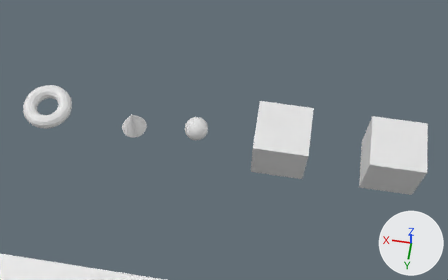
Renders of the Blender file scenes/game3_1.blend from each side of a commit.
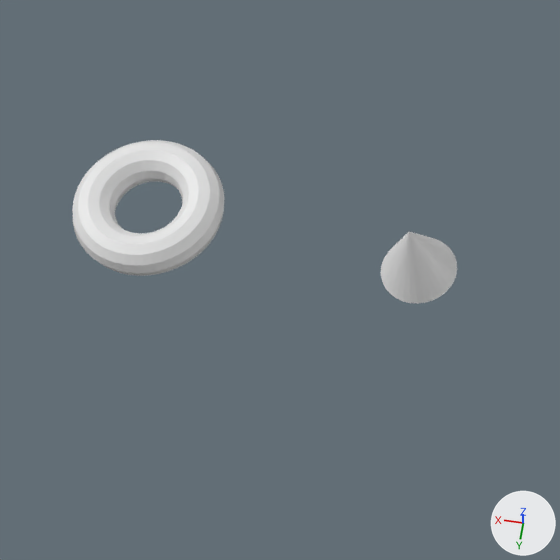
Each version appears first whole from a camera (50 mm lens) standing at (-2.78, -4.32, 8.63) and looking at (-1.93, -9.71, -1.8), and next in a close-up on the part from 0% to 40% of the width and 14% to 79% of the height. The axes (+X, +Y, +Z) are drawn at lower right. The lights are the same throughout.

In view in the first close-up: 'JumpAbility', 'Player'.
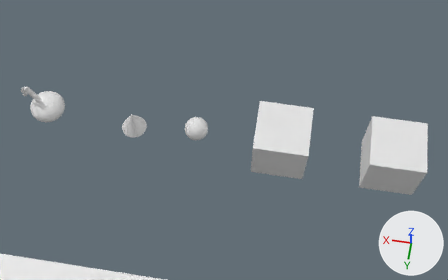
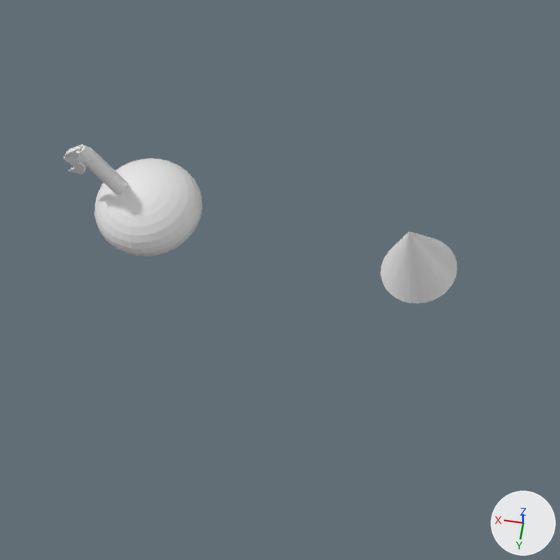
Patch to the scene script:
```diff
--- a/scenes/game3_1.blend.py
+++ b/scenes/game3_1.blend.py
@@ me_cube @@
+me_cube.from_pydata(...)  # 64 vertices, 62 faces; spans x -1.0..6.08, y -1.26..1.26, z -5.3..1.0
@@ me_cylinder @@
+me_cylinder.from_pydata(...)  # 160 vertices, 130 faces; spans x -1.0..1.0, y -1.0..1.0, z -1.0..1.0
@@ me_sphere_001 @@
+me_sphere_001.from_pydata(...)  # a UV sphere (32 segments, 16 rings, poles along z) spanning x -1.0..1.0, y -1.0..1.0, z -1.0..1.0
@@ ob_player @@
-ob_player = bpy.data.objects.new('Player', me_player)
-ob_player.location = (1.569, -9.894, -1.785)
@@ ob_cube @@
+ob_cube = bpy.data.objects.new('Cube', me_cube)
+ob_cube.location = (1.844, -9.894, -1.201)
+ob_cube.rotation_euler = (0.0, 0.678, 0.0)  # degrees (0, 39, 0)
+ob_cube.scale = (0.0457, 0.0139, 0.0312)
@@ ob_cylinder @@
+ob_cylinder = bpy.data.objects.new('Cylinder', me_cylinder)
+ob_cylinder.location = (1.756, -9.894, -1.401)
+ob_cylinder.rotation_euler = (0.0, 0.328, 0.0)  # degrees (0, 19, 0)
+ob_cylinder.scale = (0.0502, 0.0502, 0.242)
@@ ob_sphere @@
+ob_sphere = bpy.data.objects.new('Sphere', me_sphere_001)
+ob_sphere.location = (1.569, -9.894, -1.785)
+ob_sphere.scale = (0.33, 0.33, 0.223)
```

Boxes [x1, y1, x2, y2] around the edits, measured in the close-ups (560 x 560 px):
'Player', deleted
    before: [72, 140, 224, 276]
'Sphere', added
    after: [94, 158, 202, 256]
'Cylinder', added
    after: [76, 144, 128, 194]
'Cube', added
    after: [63, 145, 86, 174]
